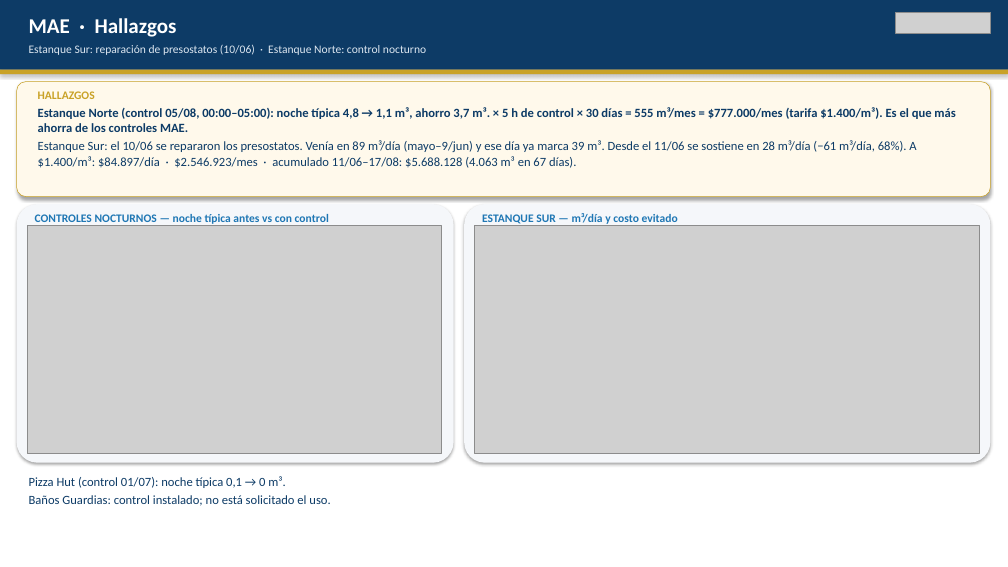
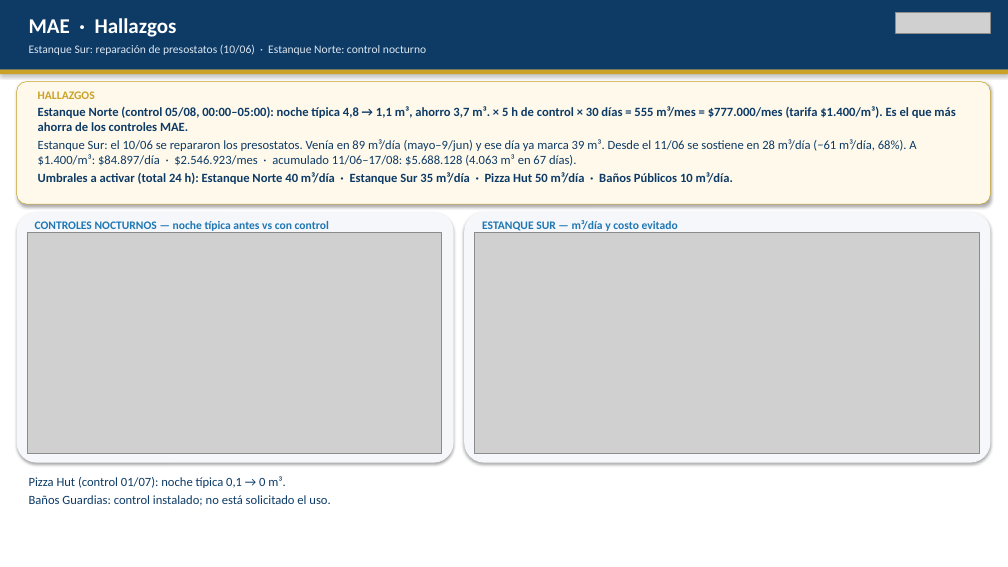
Before and after one commit to anibaloperacionesWes/wes-scripts, a slide deck: slide 3 of reports/Parque_Arauco/TMP_7MALLS/entrega_diego_anibal/Recorrido_ejecutivo_PA_MAE_20260817.pptx. Drawn at 1008x567 pixels with LibreOffice and Linux fonts; fonts in the diff are those of the drawing; grey boxes stand for pictures. Boxes give left, top, right and bottom in pixels: in the first picture for what was removed or moved away, otherwise in the second. Text is boxed around its words. In the diff, an @@ line names an element or a change of style, - is before the commit and + after.

```diff
--- a/reports/Parque_Arauco/TMP_7MALLS/entrega_diego_anibal/Recorrido_ejecutivo_PA_MAE_20260817.pptx
+++ b/reports/Parque_Arauco/TMP_7MALLS/entrega_diego_anibal/Recorrido_ejecutivo_PA_MAE_20260817.pptx
@@ rounded rectangle: place and size @@
-rounded rectangle at bbox=[17, 82, 991, 197]
+rounded rectangle at bbox=[17, 82, 991, 204]
@@ text at bbox=[38, 172, 733, 184]: paragraph added @@
+Umbrales a activar (total 24 h): Estanque Norte 40 m³/día · Estanque Sur 35 m³/día · Pizza Hut 50 m³/día · Baños Públicos 10 m³/día.
@@ rounded rectangle: place and size @@
-rounded rectangle at bbox=[17, 204, 454, 463]
+rounded rectangle at bbox=[17, 212, 454, 463]
@@ picture: place and size @@
-picture at bbox=[27, 225, 442, 454]
+picture at bbox=[27, 233, 442, 454]
@@ text "CONTROLES NOCTURNOS — noche típica ...": place and size @@
-text "CONTROLES NOCTURNOS — noche típica ..." at bbox=[35, 214, 329, 224]
+text "CONTROLES NOCTURNOS — noche típica ..." at bbox=[35, 221, 329, 233]
@@ rounded rectangle: place and size @@
-rounded rectangle at bbox=[464, 204, 991, 463]
+rounded rectangle at bbox=[464, 212, 991, 463]
@@ picture: place and size @@
-picture at bbox=[475, 225, 980, 454]
+picture at bbox=[475, 233, 980, 454]
@@ text "ESTANQUE SUR — m³/día y ...": place and size @@
-text "ESTANQUE SUR — m³/día y ..." at bbox=[482, 213, 678, 224]
+text "ESTANQUE SUR — m³/día y ..." at bbox=[482, 220, 678, 233]
```
Also in this commit, not shown: 7 other slides changed, 1 other file.
